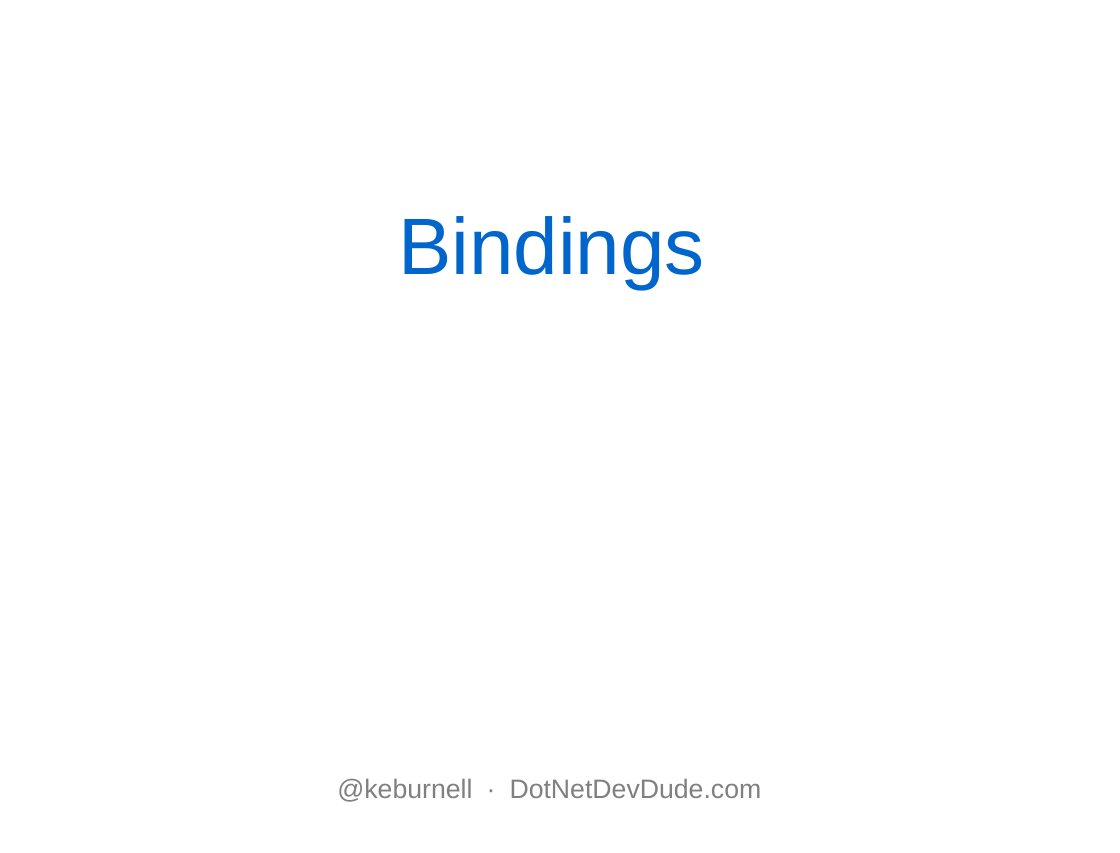
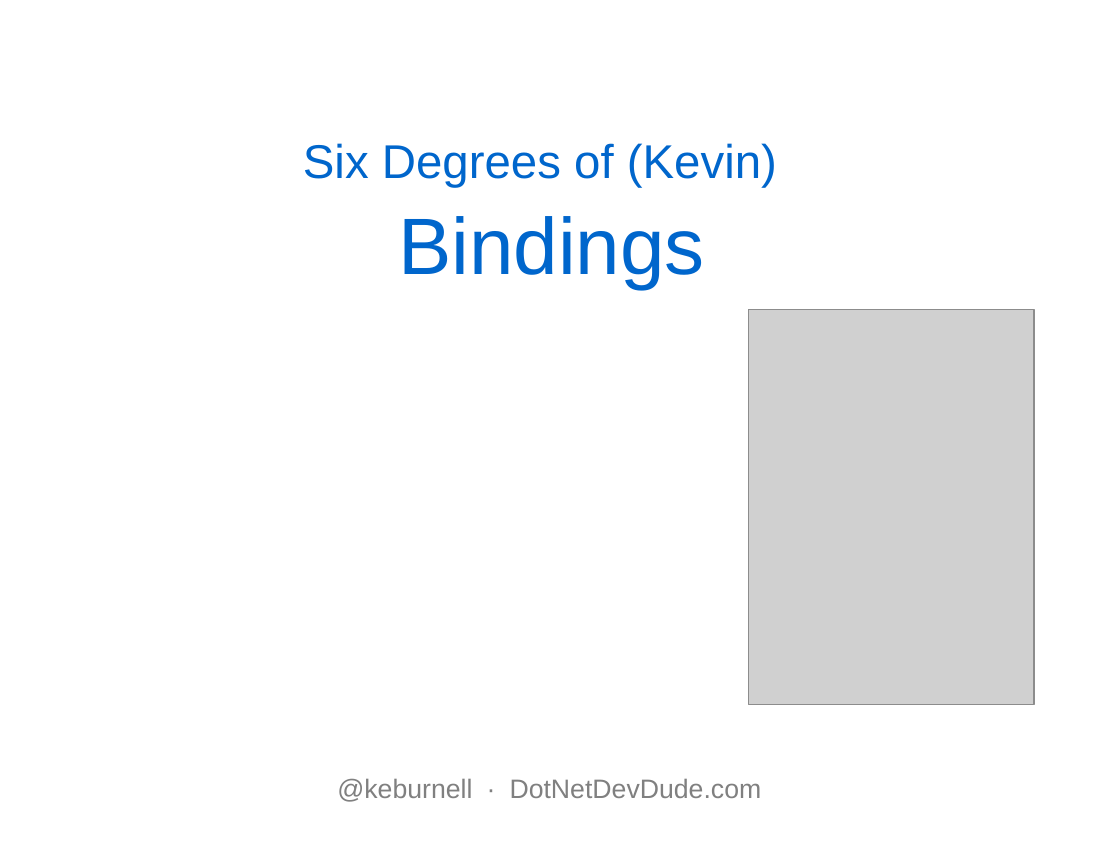
Before and after one commit to kburnell/KO_Your_MVC, a slide deck: slide 12 of KOyourMVC.pptx. Drawn at 1120x853 pixels with LibreOffice and Linux fonts; fonts in the diff are those of the drawing; grey boxes stand for pictures; background and template pictures are left out. Boxes give left, top, right and bottom in pixels: in the first picture for what was removed or moved away, otherwise in the second. Text is boxed around its words. In the diff, an @@ line names an element or a change of style, - is before the commit and + after.

```diff
--- a/KOyourMVC.pptx
+++ b/KOyourMVC.pptx
@@ title at bbox=[303, 143, 777, 289]: text changed; size 54 to 32 pt @@
-Bindings
+Six Degrees of (Kevin)
+Bindings
@@ picture added at bbox=[749, 309, 1034, 705] @@
```
Also in this commit, not shown: 2 other slides changed, 6 slides added, 2 other files.
